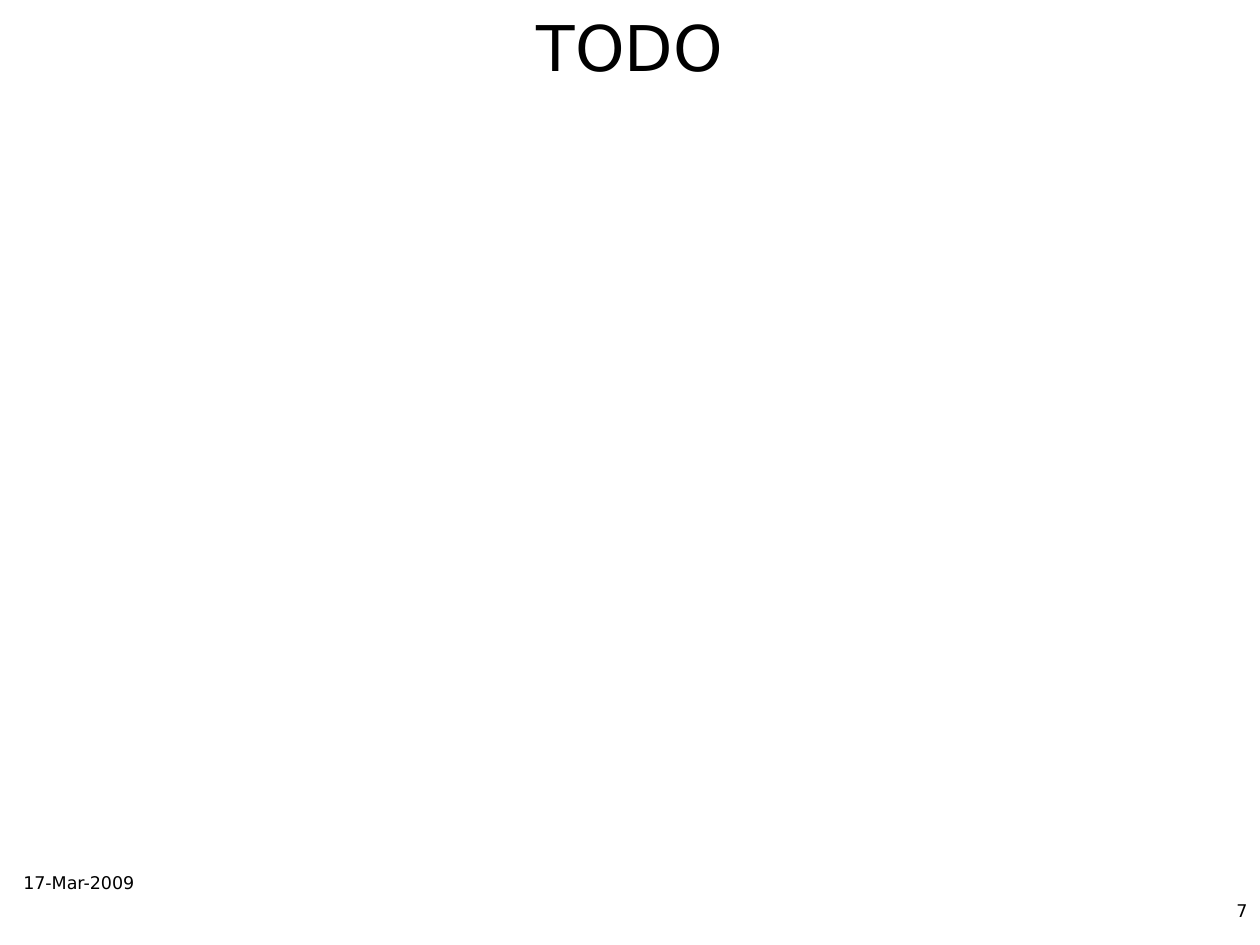
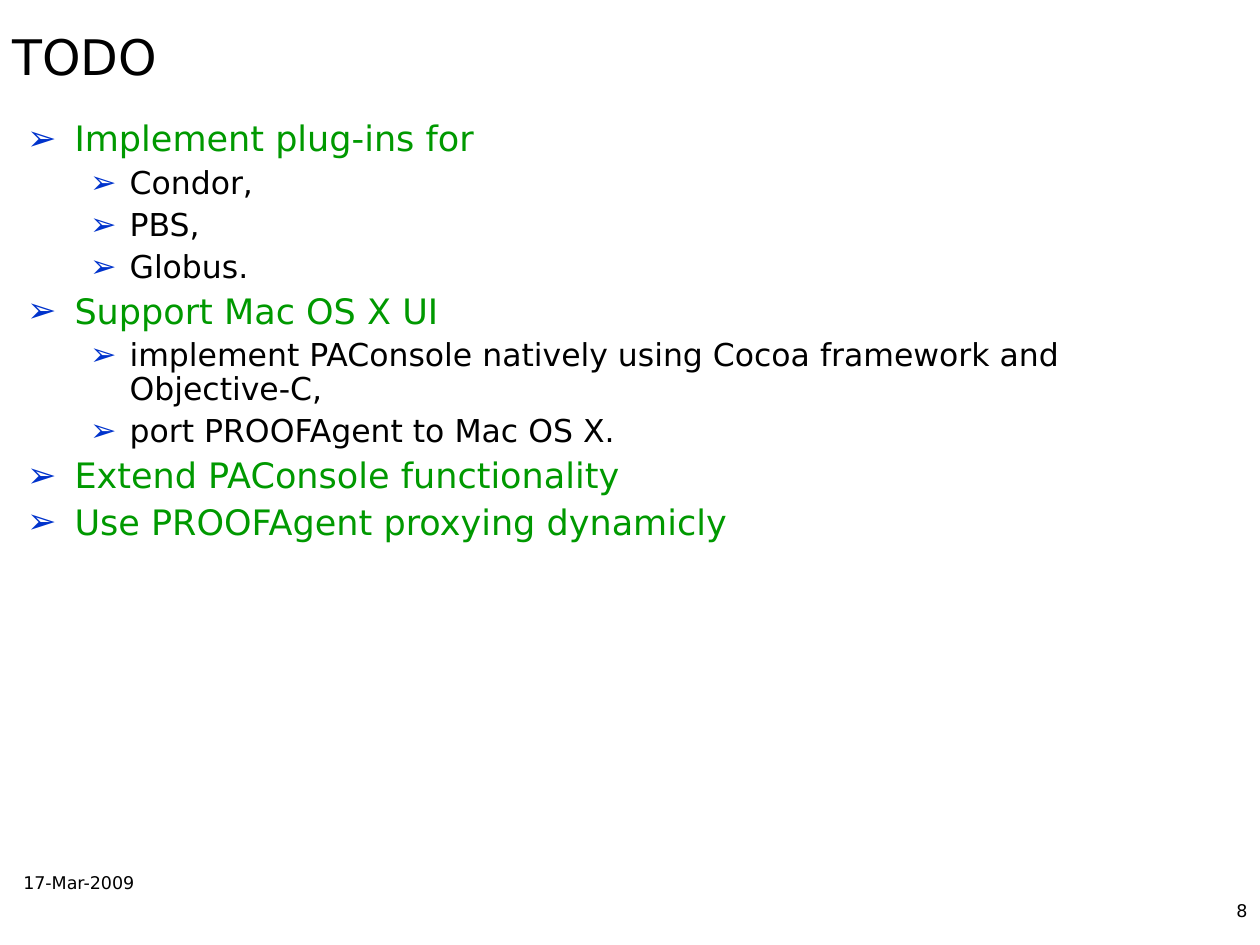
Before and after one commit to AnarManafov/PoDDocumentation, a slide deck: slide 8 of CHEP/CHEP2009/CHEP2009-PoD-AnarManafov.ppt (slide 7 before the commit). Drawn at 1260x945 pixels with LibreOffice and Linux fonts; fonts in the diff are those of the drawing; background and template pictures are left out. Boxes give left, top, right and bottom in pixels: in the first picture for what was removed or moved away, otherwise in the second. Text is boxed around its words. In the diff, an @@ line names an element or a change of style, - is before the commit and + after.

```diff
--- a/CHEP/CHEP2009/CHEP2009-PoD-AnarManafov.ppt
+++ b/CHEP/CHEP2009/CHEP2009-PoD-AnarManafov.ppt
@@ title "TODO" moved from (x1=537, y1=24, x2=723, y2=72) to (x1=12, y1=38, x2=157, y2=76) @@
@@ title "TODO" at (x1=12, y1=38, x2=157, y2=76): size 36 to 28 pt; alignment centre to left @@
@@ text added at (x1=75, y1=124, x2=1059, y2=543), 18 pt, text #000000 @@
+➢ Implement plug-ins for
+  ➢ Condor,
+  ➢ PBS,
+  ➢ Globus.
+➢ Support Mac OS X UI
+  ➢ implement PAConsole natively using Cocoa framework and Objective-C,
+  ➢ port PROOFAgent to Mac OS X.
+➢ Extend PAConsole functionality
+➢ Use PROOFAgent proxying dynamicly
@@ page number at (x1=1236, y1=904, x2=1247, y2=918): text changed @@
-7
+8
```
Also in this commit, not shown: 5 other slides changed, 2 slides added, 1 slide removed.
